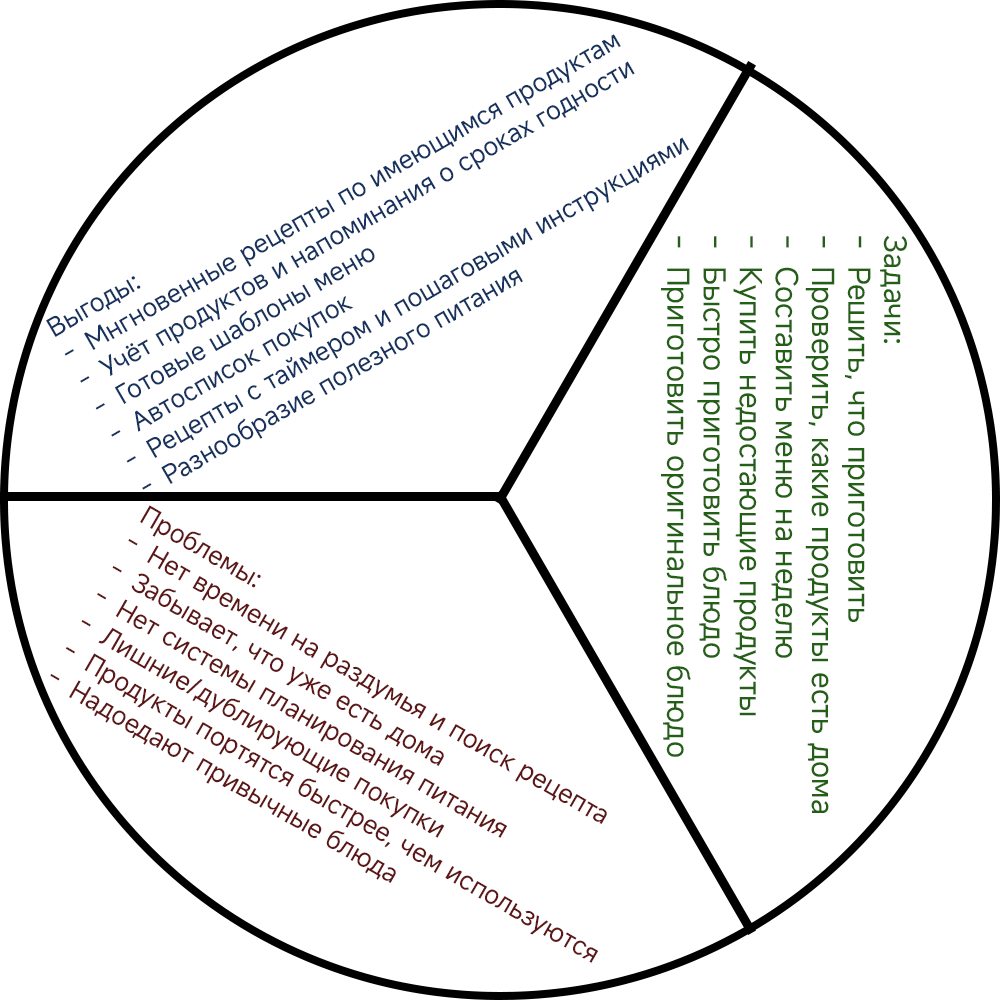
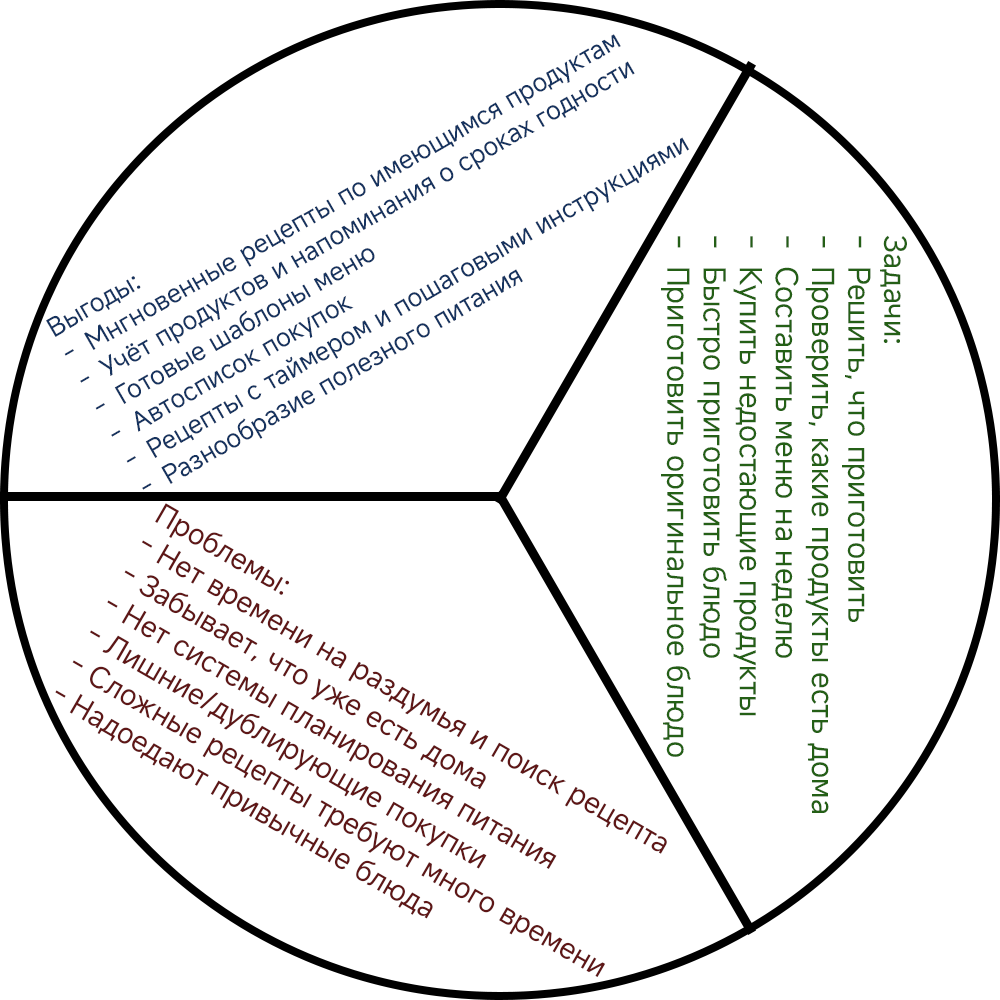
The second 1000 x 1000 image is a revision of the first. Changes to its layers:
painted on "Проблемы: Нет времени на раздумья и поиск рецепта Забывает, что" over [50, 503, 667, 977]
